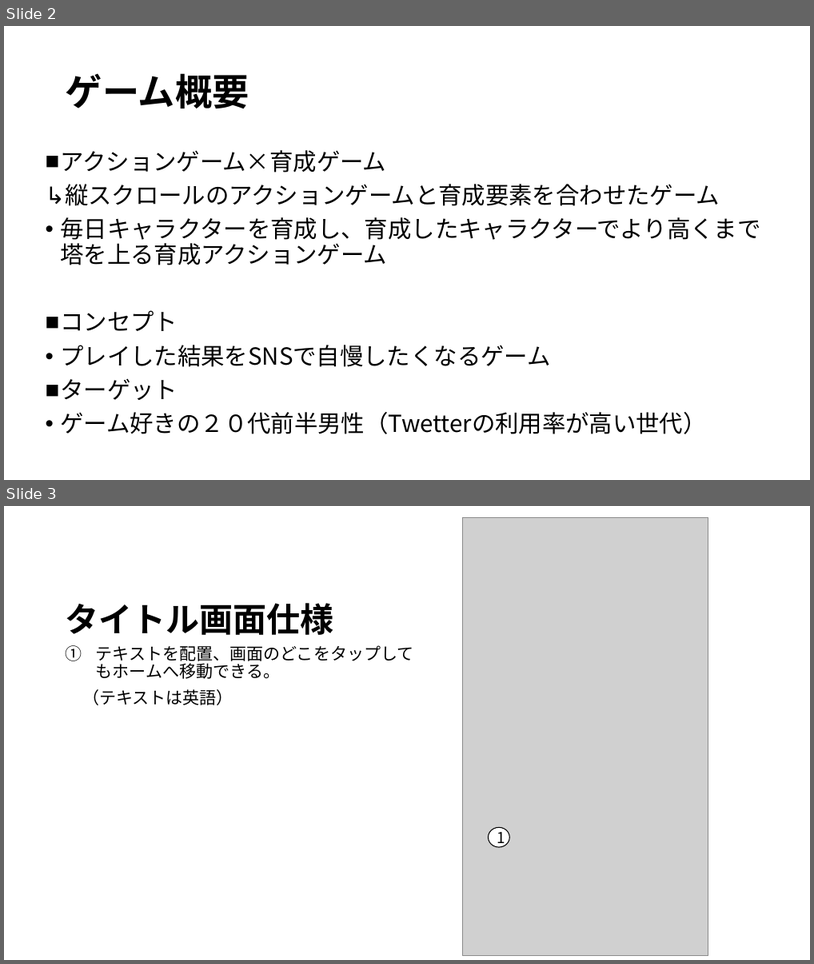
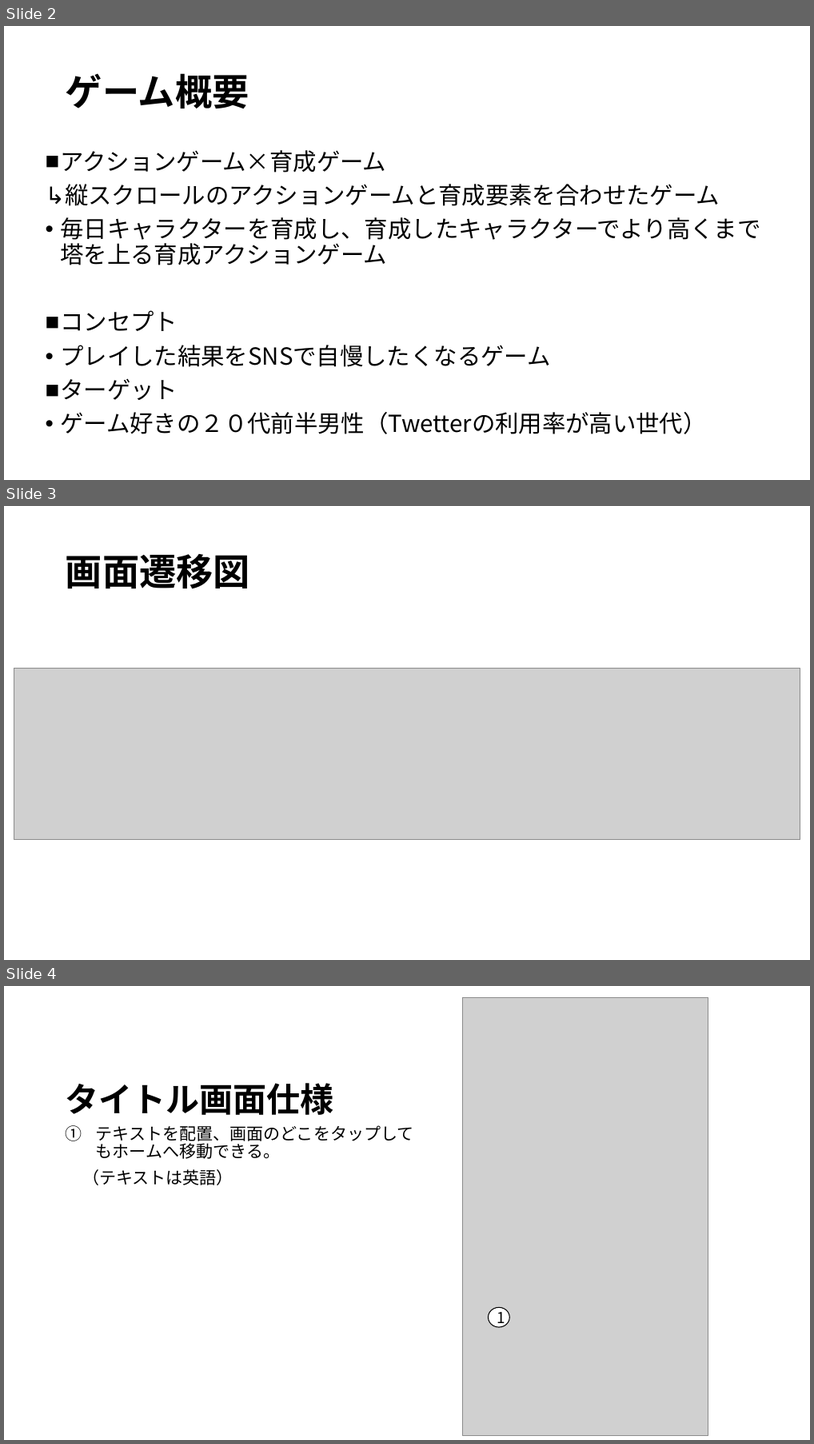
Before and after one commit to JJC-Game/StarChildren, a slide deck: Etc/仕様書/siyousho.pptx. Shown one above the other, each under a label of ours: slides 2 and 3 before the commit, slides 2, 3 and 4 after it. The pictures are 814x964 and 814x1444 pixels, drawn with LibreOffice and Linux fonts; fonts in the diff are those of the drawing; grey boxes stand for pictures. Boxes give left, top, right and bottom in pixels: in the first picture for what was removed or moved away, otherwise in the second. Text is boxed around its words. In the diff, an @@ line names an element or a change of style, - is before the commit and + after.

Commit message:
仕様書、遷移図の編集

```diff
--- a/Etc/仕様書/siyousho.pptx
+++ b/Etc/仕様書/siyousho.pptx
@@ slide 3 added at (4,506,810,960), background #FFFFFF @@
@@ title added at (66,554,250,589), 44 pt, text #000000, bold @@
+画面遷移図
@@ picture added at (14,668,801,840) @@
@@ what was slide 3 is now slide 4 @@
```
Also in this commit, not shown: 6 slides changed, 3 other slides added, 1 other file.
